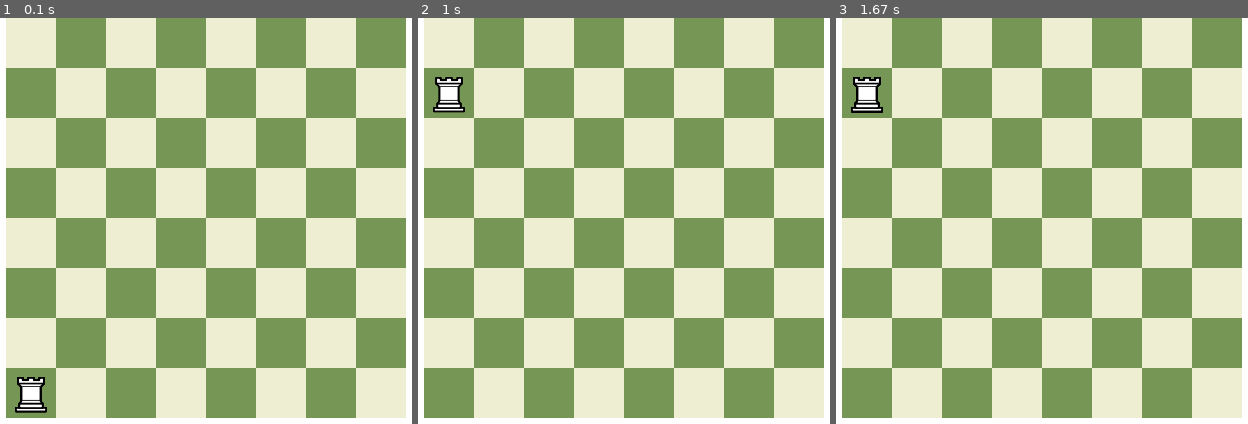
Above: before the commit, frames 1-3 (left to right).
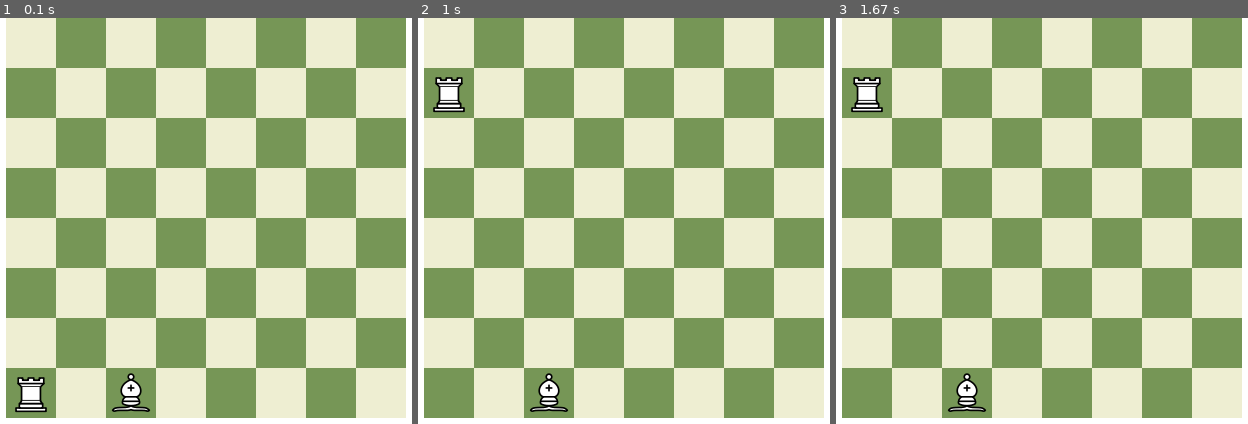
Above: after the commit, the same moments.

Repository: Lartg/pygame-chess
Game: pygame game, started from main.py
The game is run twice, just before and just after one commit, with the same random seed, the same clock (stepped at 60 frames per second) and the same inputs.
Inputs (mouse positions are in pixels of both pictures, inside the frame that each line leads up to):
- Up to frame 1 (0.1 s): no input
- Up to frame 2 (1 s): press the mouse at (500, 391) at 0.37 s; move the mouse to (422, 310) at 0.47 s; release the mouse at (outside the picture) at 0.6 s; press the mouse at (450, 391) at 0.7 s; move the mouse to (446, 249) at 0.8 s; release the mouse at (446, 103) at 0.93 s
- Up to frame 3 (1.67 s): no input

The runs differ from the first frame. In frame 1, 0.5% of the frame differs, in the area x 3-37%, y 87-98%; in frame 2, 0.5%; in frame 3, 0.5%, in the area x 3-37%, y 14-98%.

Commit message:
fixed a problem with piece movement. Created piece subclasses.

Diff:
--- a/main.py
+++ b/main.py
@@ -1,7 +1,7 @@
 import pygame
 from pygame.constants import MOUSEBUTTONDOWN, MOUSEBUTTONUP
 from board import board
-from pieces import Piece, Pawn, King
+from pieces import Piece, Pawn, King, Rook, Bishop
 from standard_setup import standard_setup
 
 pygame.init()
@@ -12,30 +12,31 @@
   chess = board()
   chess.draw_board_squares(screen)
   pieces = standard_setup
-
+  selected_piece = ''
   pygame.display.flip()
   running = True
   step1 = False
+  for piece in pieces:
+      piece.render_piece(screen)
+  while running:
 
-  while running:
-    for piece in pieces:
-      piece.render_piece(screen)
     for event in pygame.event.get():
-      for piece in pieces:
         if event.type == MOUSEBUTTONDOWN:
-            if piece.position == chess.return_board_position(pygame.mouse.get_pos()):
-              step1 = True
-            pass
+            print(chess.return_board_position(pygame.mouse.get_pos()))
+            for piece in pieces:
+              if piece.position == chess.return_board_position(pygame.mouse.get_pos()):
+                step1 = True
+                selected_piece = piece
         if event.type == MOUSEBUTTONUP:
           if step1 == True:
-            print('step2')
-            piece.position = chess.return_board_position(pygame.mouse.get_pos())
-            piece.render_piece(screen)
-            chess.draw_board_squares(screen)
+            selected_piece.move(chess, screen)
             step1 = False
-          pass
-      if event.type == pygame.QUIT:
-        running = False
+            selected_piece = ''
+            for piece in pieces:
+              piece.render_piece(screen)
+            pass
+    if event.type == pygame.QUIT:
+      running = False
     pygame.display.update(200,0,500,500)
 
 
--- a/pieces.py
+++ b/pieces.py
@@ -25,17 +25,45 @@
   def render_piece(self, screen):
     screen.blit(self.image, (self.position[0]-25, self.position[1]-25))
     pass
-  def move(self, board):
-    self.position = board.return_board_position(pygame.mouse.get_pos())
-    pass
-  def check_capture(self):
-    pass
 
 
-class Pawn():
-  def __init__(self):
+class Pawn(Piece):
+  def move():
     pass
+  def promote_pawn():
+    pass
+  pass
 
-class King():
-  def __init__(self):
-      pass
+class Bishop(Piece):
+  def move(self, board, screen):
+    self.position = board.return_board_position(pygame.mouse.get_pos())
+    self.render_piece(screen)
+    board.draw_board_squares(screen)
+    pass
+  pass
+
+
+class Knight(Piece):
+  def move():
+    pass
+  pass
+
+class Rook(Piece):
+  def move(self, board, screen):
+    self.position = board.return_board_position(pygame.mouse.get_pos())
+    self.render_piece(screen)
+    board.draw_board_squares(screen)
+    pass
+  pass
+
+class Queen(Piece):
+  def move():
+    pass
+  pass
+
+class King(Piece):
+  def move():
+    pass
+  def check():
+    pass
+  pass
--- a/standard_setup.py
+++ b/standard_setup.py
@@ -1,7 +1,9 @@
-from pieces import Piece, Pawn, King
+from pieces import Piece, Pawn, King, Rook, Bishop
 
-wQR = Piece('wR', 275,375)
+wQR = Rook('wR', 275,375)
+wQB = Bishop('wB', 375, 375)
 
 standard_setup = [
-  wQR
+  wQR,
+  wQB
 ]
